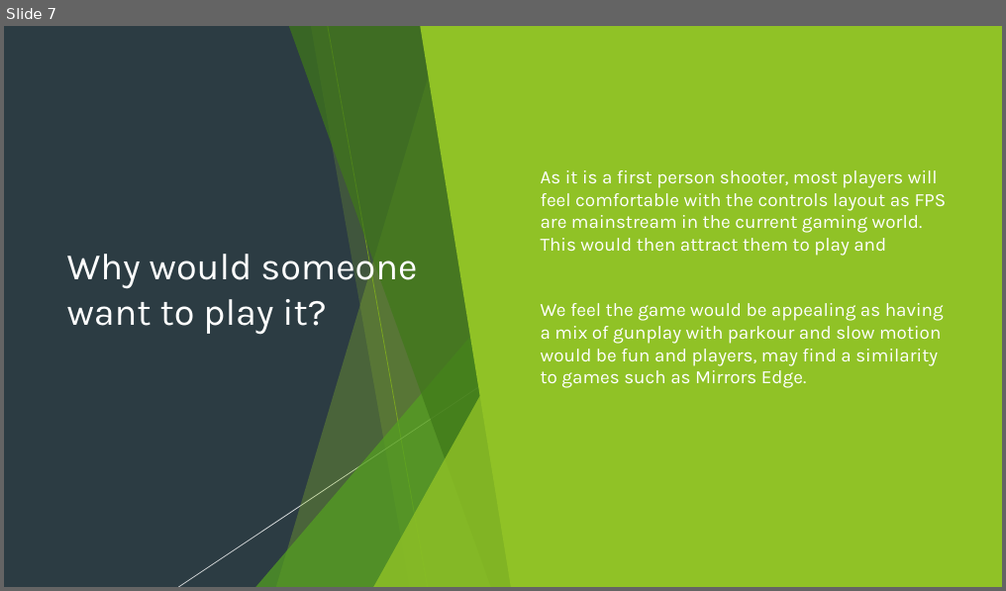
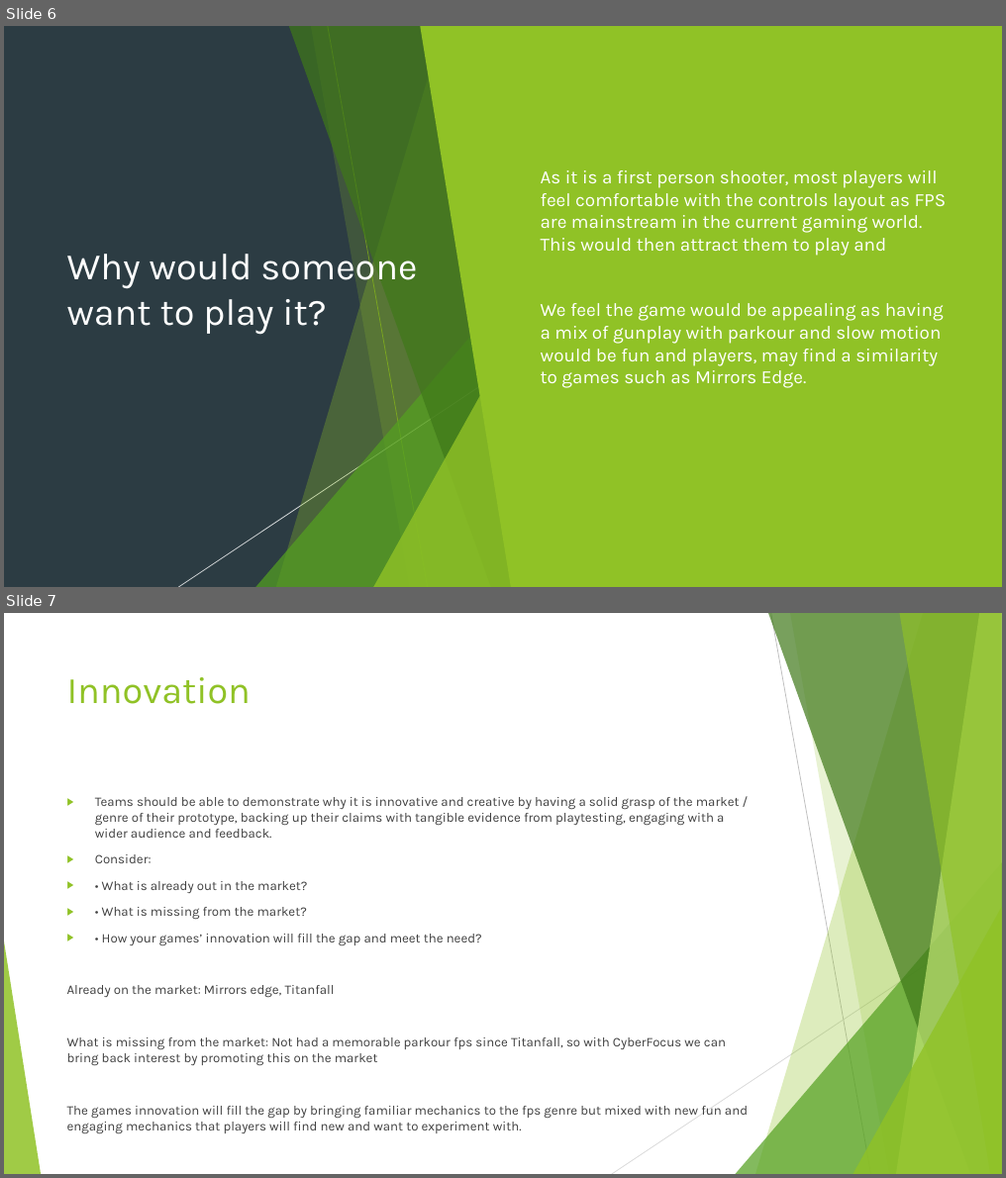
Before and after one commit to Pilokio/Tranzfuser, a slide deck: Virtual Pitch Presentation/Pitch.pptx. Shown one above the other, each under a label of ours: slide 7 before the commit, slides 6 and 7 after it. The pictures are 1006x591 and 1006x1178 pixels, drawn with LibreOffice and Linux fonts; fonts in the diff are those of the drawing. Boxes give left, top, right and bottom in pixels: in the first picture for what was removed or moved away, otherwise in the second. Text is boxed around its words. In the diff, an @@ line names an element or a change of style, - is before the commit and + after.

```diff
--- a/Virtual Pitch Presentation/Pitch.pptx
+++ b/Virtual Pitch Presentation/Pitch.pptx
@@ slide 7 added at box(4, 613, 1002, 1174), background #FFFFFF; not listed: 8 template elements that a slide beside it also shows @@
@@ line added from (771, 613) to (871, 1174), #BFBFBF 0.75 pt @@
@@ title added at box(67, 677, 251, 704), 36 pt, text #90C226 @@
+Innovation
@@ text added at box(67, 797, 747, 1119), 12.6 pt, text #404040 @@
+▶ Teams should be able to demonstrate why it is innovative and creative by having a solid grasp of the market / genre of their prototype, backing up their claims with tangible evidence from playtesting, engaging with a wider audience and feedback.
+▶ Consider:
+▶ • What is already out in the market?
+▶ • What is missing from the market?
+▶ • How your games’ innovation will fill the gap and meet the need?
+Already on the market: Mirrors edge, Titanfall
+What is missing from the market: Not had a memorable parkour fps since Titanfall, so with CyberFocus we can bring back interest by promoting this on the market
+The games innovation will fill the gap by bringing familiar mechanics to the fps genre but mixed with new fun and engaging mechanics that players will find new and want to experiment with.
@@ line added from (1002, 915) to (612, 1174), #D9D9D9 0.75 pt @@
@@ what was slide 7 is now slide 6 @@
```
Also in this commit, not shown: 3 other slides added, 1 slide removed.
